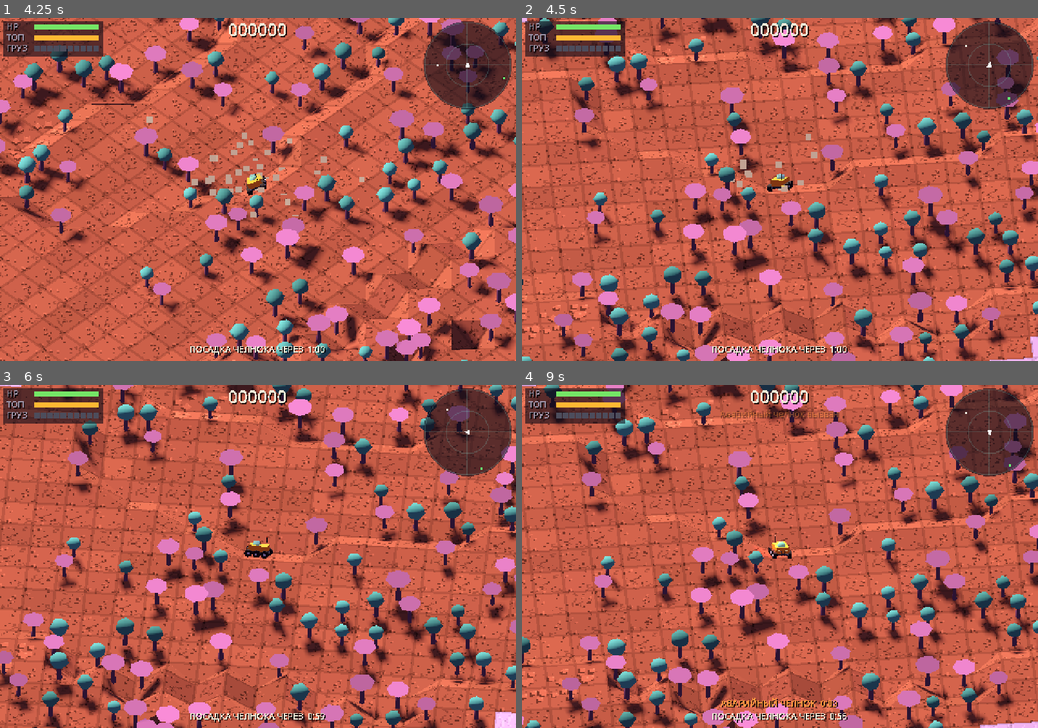
Above: before the commit, frames 1-4 (two rows, left to right).
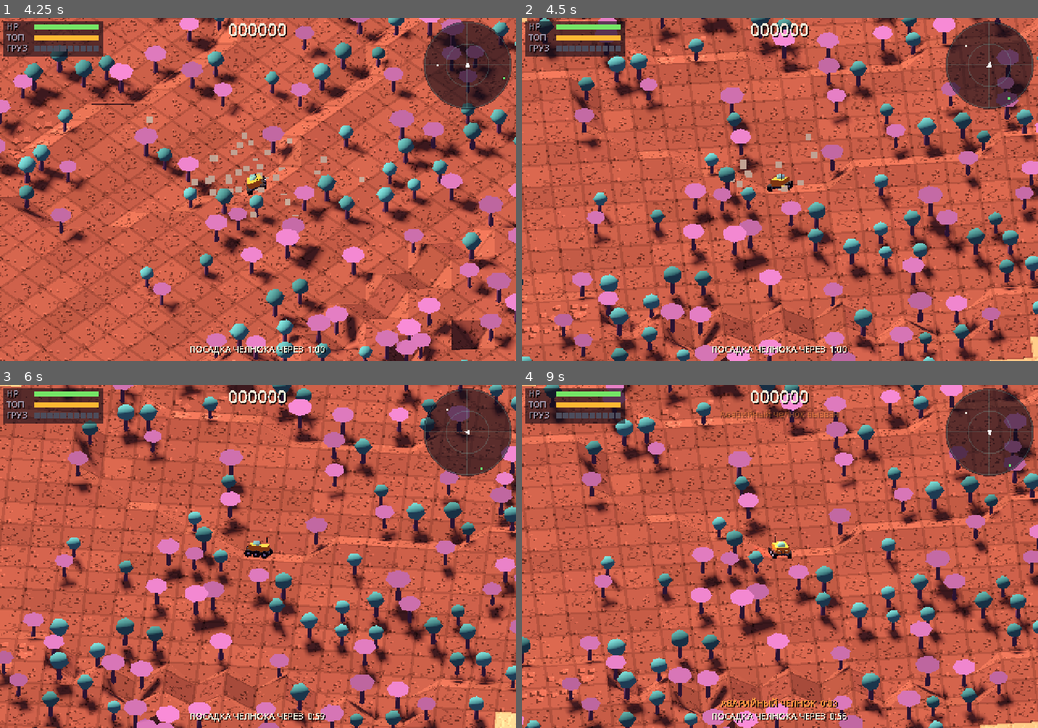
Above: after the commit, the same moments.

Repository: nogitjusthub/explorer
Game: Godot game, scene res://src/main/main.tscn
Same seed, same stepped clock (60 frames per second), same inputs: the game is played once before the commit and once after it.
Inputs (mouse positions are in pixels of both pictures, inside the frame that each line leads up to):
- Up to frame 1 (4.25 s): click "ВЫСАДКА [F]" at 0.5 s; tap Enter (ui_accept) at 1.25, 1.52 s; move the mouse to (371, 172) at 1.27 s; hold D (move_right) 1.28-2 s; tap Q (cam_left) at 1.35 s; click (371, 172) at 1.42 s; drag from (154, 206) to (232, 258) at 2.02 s; move the mouse to (309, 114) at 2.77 s; hold D (move_right) 2.78-3.5 s; hold F (radio) 2.78-3.5 s; drag from (232, 258) to (103, 138) at 3.52 s
- Up to frame 2 (4.5 s): move the mouse to (934, 240) at 4.27 s; hold A (move_left) from 4.28 s (still down); tap E (cam_right) at 4.35 s
- Up to frame 3 (6 s): tap Enter (ui_accept) at 4.52, 5.75 s; release A (move_left) at 5 s; drag from (103, 505) to (180, 470) at 5.02 s; move the mouse to (283, 556) at 5.77 s; hold S (move_down) from 5.78 s (still down); tap Q (cam_left) at 5.85 s; click (283, 556) at 5.92 s
- Up to frame 4 (9 s): release S (move_down) at 6.5 s; drag from (702, 470) to (676, 573) at 6.52 s; move the mouse to (893, 539) at 7.27 s; hold W (move_up) 7.28-8 s; hold F (radio) 7.28-8 s; tap Enter (ui_accept) at 7.52 s; drag from (676, 573) to (754, 625) at 8.02 s; tap R (restart) at 8.75 s; move the mouse to (831, 481) at 8.77 s; hold S (move_down) from 8.78 s (still down); tap E (cam_right) at 8.85 s

Frame 1 is identical in both runs. In frame 2, 0.1% of the frame differs, in the area x 0-100%, y 0-100%; in frame 3, 0.2%; in frame 4, 0.2%.

Commit message:
Песочный песок, пурпурная порода, шестерёнка и канистра; червь рождается в песке
Palette:
- Sand is beige-ochre (was lilac); worm dust and mire shark mud on sand
  follow it.
- Crystal rock is muted purple (was teal); crystal pickups are a bright,
  saturated violet in the same hue (were yellow).
- Core pickups are gold (were pink-magenta, too close to the new crystal
  violet on the radar). The debug map uses the new colors.

Pickups:
- Repair kit is a white gear: 6 large teeth and a hub hole, lying flat
  and turning like a machine part.
- Fuel is an orange jerrycan: flat tank, three-bar handle on top, tilted
  spout; slightly larger than before.

Worm:
- Lives and chases under any sand or ground (any biome), not under rock,
  crystal rock or water; ledges do not stop it underground.
- Spawns only in sand (Worm.spawn_ground). The debug event scans for
  sand around the vehicle instead of random probes.

Co-Authored-By: Claude Opus 5.5 (1M context) <noreply@anthropic.com>
Claude-Session: https://claude.ai/code/session_01GJC6bC9e6XpvUUnT5cavAj

Diff:
--- a/data/pickups/canister.tres
+++ b/data/pickups/canister.tres
@@ -10,7 +10,7 @@
 slots = 0
 fuel_restore_min = 0.25
 fuel_restore_max = 0.5
-shape = 4
+shape = 6
 color = Color(1, 0.45, 0.15, 1)
 glow = 0.3
-size = 0.32
+size = 0.38
--- a/data/pickups/core.tres
+++ b/data/pickups/core.tres
@@ -10,6 +10,6 @@
 slots = 2
 value = 400
 shape = 2
-color = Color(1, 0.35, 0.9, 1)
+color = Color(1, 0.8, 0.25, 1)
 glow = 1.2
 size = 0.36
--- a/data/pickups/crystal.tres
+++ b/data/pickups/crystal.tres
@@ -10,6 +10,6 @@
 slots = 1
 value = 10
 shape = 0
-color = Color(1, 0.9, 0.3, 1)
+color = Color(0.72, 0.36, 1, 1)
 glow = 0.8
 size = 0.3
--- a/data/pickups/pickup_kind.gd
+++ b/data/pickups/pickup_kind.gd
@@ -2,7 +2,7 @@
 extends Resource
 ## Вид находки (GDD §6). Один .tres на вид.
 
-enum Shape { CRYSTAL, CAPSULE, ORB, BOX, CANISTER }
+enum Shape { CRYSTAL, CAPSULE, ORB, BOX, CANISTER, GEAR, JERRYCAN }
 
 @export var id: StringName
 @export var display_name: String
--- a/data/pickups/repair.tres
+++ b/data/pickups/repair.tres
@@ -9,7 +9,7 @@
 cargo = false
 slots = 0
 hp_restore = 30
-shape = 3
+shape = 5
 color = Color(0.95, 0.95, 0.9, 1)
 glow = 0.3
-size = 0.32
+size = 0.4
--- a/src/debug/map_render.gd
+++ b/src/debug/map_render.gd
@@ -7,9 +7,9 @@
 
 const MATERIAL_COLORS: Array[Color] = [
 	Color(0.62, 0.38, 0.27),   # грунт
-	Color(0.74, 0.66, 0.78),   # песок
+	Color(0.84, 0.72, 0.52),   # песок
 	Color(0.36, 0.42, 0.52),   # камень
-	Color(0.30, 0.85, 0.80),   # кристалл
+	Color(0.66, 0.40, 0.76),   # кристалл
 ]
 const UNLOADED_COLOR := Color(0.15, 0.15, 0.17)
 const LEDGE_COLOR := Color(0.95, 0.55, 0.1)
--- a/src/fauna/fauna_director.gd
+++ b/src/fauna/fauna_director.gd
@@ -180,10 +180,10 @@
 		var at: Variant = _ring_point(func(t: Vector2i) -> bool: return _dry(t))
 		if at != null:
 			_spawn_pack(at, _rng.randi_range(rules.pack_min, rules.pack_max))
-	# Червь — когда машина на его грунте: рядом, за кадром, на том же грунте.
+	# Червь — когда машина на его грунте (песок или грунт): рядом, за кадром, в песке.
 	var on_habitat := Worm.habitat(query, Grid.tile_of_world(vehicle.state.pos.x, vehicle.state.pos.y))
 	if counts["worms"] < _wanted(&"worms") and on_habitat and _worm_wait <= 0.0 and _rng.randf() < rules.worm_chance:
-		var at: Variant = _ring_point(func(t: Vector2i) -> bool: return Worm.habitat(query, t),
+		var at: Variant = _ring_point(func(t: Vector2i) -> bool: return Worm.spawn_ground(query, t),
 				rules.worm_spawn_min, rules.worm_spawn_max)
 		if at != null:
 			_spawn_worm(at)
@@ -352,11 +352,11 @@
 			if at != null:
 				_spawn_pack(at, rules.pack_max).wake()
 		&"worm":
-			var at: Variant = _ring_point(func(t: Vector2i) -> bool: return Worm.habitat(query, t), 3.0, 25.0)
+			var at: Variant = _scan_point(func(t: Vector2i) -> bool: return Worm.spawn_ground(query, t), 3.0, 25.0)
 			if at != null:
 				_spawn_worm(at).start_hunt()
 			else:
-				print("fauna: no worm ground (sand, plains) near the vehicle")
+				print("fauna: no sand for a worm near the vehicle")
 		&"shellback":
 			var at: Variant = _ring_point(func(t: Vector2i) -> bool: return _dry(t), 10.0, 12.0)
 			if at != null:
--- a/src/fauna/mire_shark.gd
+++ b/src/fauna/mire_shark.gd
@@ -26,7 +26,7 @@
 enum State { IDLE, STALK, WINDUP, LEAP, LANDED, CRAWL, DIVE }
 
 const MUD_GROUND := Color(0.3, 0.19, 0.16)      ## тело в зыбуне на грунте — темнее мокрого грунта
-const MUD_SAND := Color(0.34, 0.29, 0.4)        ## …и на песке — лиловее
+const MUD_SAND := Color(0.4, 0.33, 0.24)        ## …и на песке — мокрый песок
 const THROAT_COLOR := Color(0.16, 0.06, 0.07)   ## #290F12 — глотка и кромка гребня; в замахе разгораются алым
 const THREAT_COLOR := Color(1.0, 0.25, 0.2)     ## #FF4033 — глаза; свечение глотки и кромки гребня
 const EYE_DIM := Color(0.72, 0.17, 0.13)        ## #B82B21 — глаза, пока таится
@@ -34,7 +34,7 @@
 const TOOTH_COLOR := Color(0.95, 0.92, 0.82)    ## #F2EBD1
 const FOAM_COLOR := Color(0.82, 0.92, 0.88)     ## брызги и круги над водой
 const CLOD_GROUND := Color(0.45, 0.29, 0.23)    ## комья зыбуна на грунте…
-const CLOD_SAND := Color(0.52, 0.46, 0.62)      ## …и на песке
+const CLOD_SAND := Color(0.6, 0.5, 0.36)        ## …и на песке
 
 const IDLE_SPEED := 0.7
 const CRAWL_SPEED := 2.6                 ## рывками на плавниках: в среднем ~2 тайл/с
@@ -727,7 +727,7 @@
 	_model.rotation.y = _yaw
 
 
-## Тон ила — от зыбуна, в котором сидит: на грунте бурый, на песке лиловый.
+## Тон ила — от зыбуна, в котором сидит: на грунте бурый, на песке — мокрый песок.
 func _tint(dt: float) -> void:
 	var t := _tile()
 	if (query.flags(t.x, t.y) & ChunkData.FLAG_MIRE) != 0:
--- a/src/fauna/worm.gd
+++ b/src/fauna/worm.gd
@@ -1,9 +1,10 @@
 class_name Worm
 extends Creature
-## Песчаный червь (GDD §5.4) — как в «Дюне». Живёт под рыхлым грунтом — песок (SAND) и грунт равнин
-## (GROUND в биоме PLAINS) — и только там ходит (habitat). Пока не слышит машину — незаметно, без вала,
-## дрейфует к ней (worm_idle_speed), если она на его грунте.
-## Слышит машину на песке — идёт к ней под землёй: песок над ним вспучивается валом (деформация рельефа,
+## Песчаный червь (GDD §5.4) — как в «Дюне». Живёт под рыхлым грунтом — песок (SAND) и грунт (GROUND)
+## в любом биоме, не под камнем, кристаллической породой и водой — и только там ходит (habitat);
+## под землёй уступы ему не помеха. Появляется только в песке (spawn_ground), гонится и по грунту.
+## Пока не слышит машину — незаметно, без вала, дрейфует к ней (worm_idle_speed), если она на его грунте.
+## Слышит машину на своём грунте — идёт к ней под землёй: грунт над ним вспучивается валом (деформация рельефа,
 ## «обратная» борозде смерча, не выше яруса) и оседает обратно в RIDGE_KEEP тайлах позади; летит пыль,
 ## гудит. Деревья на пути валятся.
 ## Догнал — за worm_telegraph_s до броска песок вокруг машины трескается кольцом и дрожит. Бросок:
@@ -17,8 +18,9 @@
 
 enum State { IDLE, HUNT, TELEGRAPH, STRIKE, COOLDOWN }
 
-const SAND_COLOR := Color(0.55, 0.42, 0.56)      ## пыль на песке — в тон лилового песка, темнее
+const SAND_COLOR := Color(0.62, 0.52, 0.38)      ## пыль на песке — в тон песка, темнее
 const GROUND_DUST := Color(0.62, 0.42, 0.34)     ## пыль на грунте равнин — терракотовая
+const SAND_BURST := Color(0.74, 0.64, 0.46)      ## выброс песка при броске
 const BODY_COLOR := Color(0.7, 0.6, 0.52)
 const RING_COLOR := Color(0.47, 0.39, 0.34)
 const THROAT_COLOR := Color(0.16, 0.06, 0.07)
@@ -84,12 +86,17 @@
 	return habitat(query, Grid.tile_of_world(p.x, p.y))
 
 
-## Грунт червя: сухой песок или грунт равнин.
+## Где червь может появиться: только в сухом песке.
+static func spawn_ground(q: TerrainQuery, t: Vector2i) -> bool:
+	return habitat(q, t) and q.material(t.x, t.y) == ChunkData.Mat.SAND
+
+
+## Грунт червя: сухой песок или грунт (любой биом).
 static func habitat(q: TerrainQuery, t: Vector2i) -> bool:
 	if not q.is_loaded(t.x, t.y) or q.water_tier(t.x, t.y) != TerrainQuery.NO_WATER:
 		return false
 	var m := q.material(t.x, t.y)
-	return m == ChunkData.Mat.SAND or (m == ChunkData.Mat.GROUND and q.biome(t.x, t.y) == ChunkData.Biome.PLAINS)
+	return m == ChunkData.Mat.SAND or m == ChunkData.Mat.GROUND
 
 
 func step(dt: float) -> void:
@@ -303,7 +310,7 @@
 	_wake.emission_box_extents = Vector3(0.8, 0.05, 1.4)
 	_build_ring()
 	_build_body()
-	_burst = _dust(Color(0.66, 0.52, 0.66), 90, 1.4, Vector3.UP, 30.0, 4.0, 9.0, 0.16)
+	_burst = _dust(SAND_BURST, 90, 1.4, Vector3.UP, 30.0, 4.0, 9.0, 0.16)
 	_burst.one_shot = true
 	_burst.explosiveness = 0.8
 	_burst.emission_shape = CPUParticles3D.EMISSION_SHAPE_RING
@@ -433,14 +440,14 @@
 	return st.commit()
 
 
-## Пыль — в цвет грунта под червём: лиловая над песком, терракотовая над грунтом равнин.
+## Пыль — в цвет грунта под червём: песочная над песком, терракотовая над грунтом равнин.
 func _tint_dust() -> void:
 	var t := Grid.tile_of_world(pos.x, pos.y)
 	var sand := query.is_loaded(t.x, t.y) and query.material(t.x, t.y) == ChunkData.Mat.SAND
 	var wake := (_wake.mesh as QuadMesh).material as StandardMaterial3D
 	wake.albedo_color = SAND_COLOR.darkened(0.2) if sand else GROUND_DUST.darkened(0.15)
 	var burst := (_burst.mesh as QuadMesh).material as StandardMaterial3D
-	burst.albedo_color = Color(0.66, 0.52, 0.66) if sand else GROUND_DUST.lightened(0.1)
+	burst.albedo_color = SAND_BURST if sand else GROUND_DUST.lightened(0.1)
 
 
 func _dust(color: Color, amount: int, lifetime: float, direction: Vector3, spread: float,
--- a/src/pickups/pickup_field.gd
+++ b/src/pickups/pickup_field.gd
@@ -222,7 +222,7 @@
 	mat.set_shader_parameter("glow", kind.glow)
 	mat.next_pass = outline
 	var s := kind.size
-	var mesh: PrimitiveMesh
+	var mesh: Mesh
 	match kind.shape:
 		PickupKind.Shape.CRYSTAL:
 			var m := SphereMesh.new()      # 4 сегмента × 2 кольца — октаэдр
@@ -249,6 +249,10 @@
 			var m := BoxMesh.new()
 			m.size = Vector3(s, s * 0.7, s)
 			mesh = m
+		PickupKind.Shape.GEAR:
+			mesh = _gear_mesh(s)
+		PickupKind.Shape.JERRYCAN:
+			mesh = _jerrycan_mesh(s)
 		_:
 			var m := CylinderMesh.new()
 			m.top_radius = s * 0.4
@@ -257,5 +261,87 @@
 			m.radial_segments = 8
 			m.rings = 0
 			mesh = m
-	mesh.material = mat
+	if mesh is PrimitiveMesh:
+		(mesh as PrimitiveMesh).material = mat
+	else:
+		mesh.surface_set_material(0, mat)
 	return mesh
+
+
+## Шестерёнка ремкомплекта: плоская, лежит; 6 крупных зубьев, отверстие ступицы. Вращение находки вокруг Y
+## (шейдер) — шестерня крутится, как в механизме. Верх и низ — кольцо между контуром зубьев и
+## отверстием (точки отверстия — на тех же углах, что и контура), стенки снаружи и внутри.
+static func _gear_mesh(s: float) -> ArrayMesh:
+	const TEETH := 6
+	var r_tip := s * 0.62
+	var r_root := s * 0.4
+	var r_hole := s * 0.15
+	var h := s * 0.26
+	var outer: Array[Vector2] = []
+	var angles: Array[float] = []
+	var step := TAU / TEETH
+	for i in TEETH:
+		var a := i * step
+		# Зуб занимает середину шага: основание, вершина, вершина, основание.
+		for k: Array in [[0.1, r_root], [0.28, r_tip], [0.62, r_tip], [0.8, r_root]]:
+			var ang: float = a + step * float(k[0])
+			angles.append(ang)
+			outer.append(Vector2.from_angle(ang) * float(k[1]))
+	var st := SurfaceTool.new()
+	st.begin(Mesh.PRIMITIVE_TRIANGLES)
+	var n := outer.size()
+	for i in n:
+		var j := (i + 1) % n
+		var o0 := outer[i]
+		var o1 := outer[j]
+		var i0 := Vector2.from_angle(angles[i]) * r_hole
+		var i1 := Vector2.from_angle(angles[j]) * r_hole
+		for y: float in [h * 0.5, -h * 0.5]:
+			var nrm := Vector3.UP if y > 0.0 else Vector3.DOWN
+			MeshKit.tri(st, Vector3(o0.x, y, o0.y), Vector3(o1.x, y, o1.y), Vector3(i0.x, y, i0.y), nrm)
+			MeshKit.tri(st, Vector3(o1.x, y, o1.y), Vector3(i1.x, y, i1.y), Vector3(i0.x, y, i0.y), nrm)
+		var e := o1 - o0
+		var side := Vector3(e.y, 0.0, -e.x).normalized()
+		if side.dot(Vector3(o0.x + o1.x, 0.0, o0.y + o1.y)) < 0.0:
+			side = -side
+		var a0 := Vector3(o0.x, -h * 0.5, o0.y)
+		var a1 := Vector3(o1.x, -h * 0.5, o1.y)
+		MeshKit.tri(st, a0, a1, a1 + Vector3(0, h, 0), side)
+		MeshKit.tri(st, a0, a1 + Vector3(0, h, 0), a0 + Vector3(0, h, 0), side)
+		var b0 := Vector3(i0.x, -h * 0.5, i0.y)
+		var b1 := Vector3(i1.x, -h * 0.5, i1.y)
+		var inward := -Vector3(i0.x + i1.x, 0.0, i0.y + i1.y).normalized()
+		MeshKit.tri(st, b0, b1, b1 + Vector3(0, h, 0), inward)
+		MeshKit.tri(st, b0, b1 + Vector3(0, h, 0), b0 + Vector3(0, h, 0), inward)
+	return st.commit()
+
+
+## Канистра топлива: высокий плоский бак с фаской, сверху ручка из трёх перемычек, на углу — горлышко
+## с крышкой. Стоит; вращение находки показывает её то плашмя, то боком.
+static func _jerrycan_mesh(s: float) -> ArrayMesh:
+	var w := s * 0.72
+	var d := s * 0.34
+	var hgt := s * 0.9
+	var st := SurfaceTool.new()
+	st.begin(Mesh.PRIMITIVE_TRIANGLES)
+	var body := BoxMesh.new()
+	body.size = Vector3(w, hgt, d)
+	st.append_from(body, 0, Transform3D(Basis.IDENTITY, Vector3(0, 0, 0)))
+	# Ручка: две стойки и перекладина над баком, ближе к одному краю.
+	var top := hgt * 0.5
+	for x: float in [-w * 0.32, w * 0.02]:
+		var post := BoxMesh.new()
+		post.size = Vector3(s * 0.06, s * 0.12, d * 0.4)
+		st.append_from(post, 0, Transform3D(Basis.IDENTITY, Vector3(x, top + s * 0.06, 0)))
+	var bar := BoxMesh.new()
+	bar.size = Vector3(w * 0.42, s * 0.05, d * 0.4)
+	st.append_from(bar, 0, Transform3D(Basis.IDENTITY, Vector3(-w * 0.15, top + s * 0.13, 0)))
+	# Горлышко с крышкой — на другом углу, наклонено наружу.
+	var neck := CylinderMesh.new()
+	neck.top_radius = s * 0.06
+	neck.bottom_radius = s * 0.07
+	neck.height = s * 0.14
+	neck.radial_segments = 6
+	neck.rings = 0
+	st.append_from(neck, 0, Transform3D(Basis(Vector3.BACK, -0.45), Vector3(w * 0.33, top + s * 0.05, 0)))
+	return st.commit()
--- a/src/terrain/chunk_mesher.gd
+++ b/src/terrain/chunk_mesher.gd
@@ -11,9 +11,9 @@
 const SECTION := 16
 const MATERIAL_COLORS: Array[Color] = [
 	Color(0.50, 0.30, 0.24),   # грунт
-	Color(0.60, 0.52, 0.66),   # песок
+	Color(0.70, 0.58, 0.40),   # песок — бежево-охристый
 	Color(0.32, 0.37, 0.47),   # камень
-	Color(0.25, 0.5, 0.5),     # кристалл (приглушён — был слишком ярким)
+	Color(0.46, 0.28, 0.52),   # кристаллическая порода — приглушённый пурпур
 ]
 
 
Not shown, changed: docs/GDD.md
